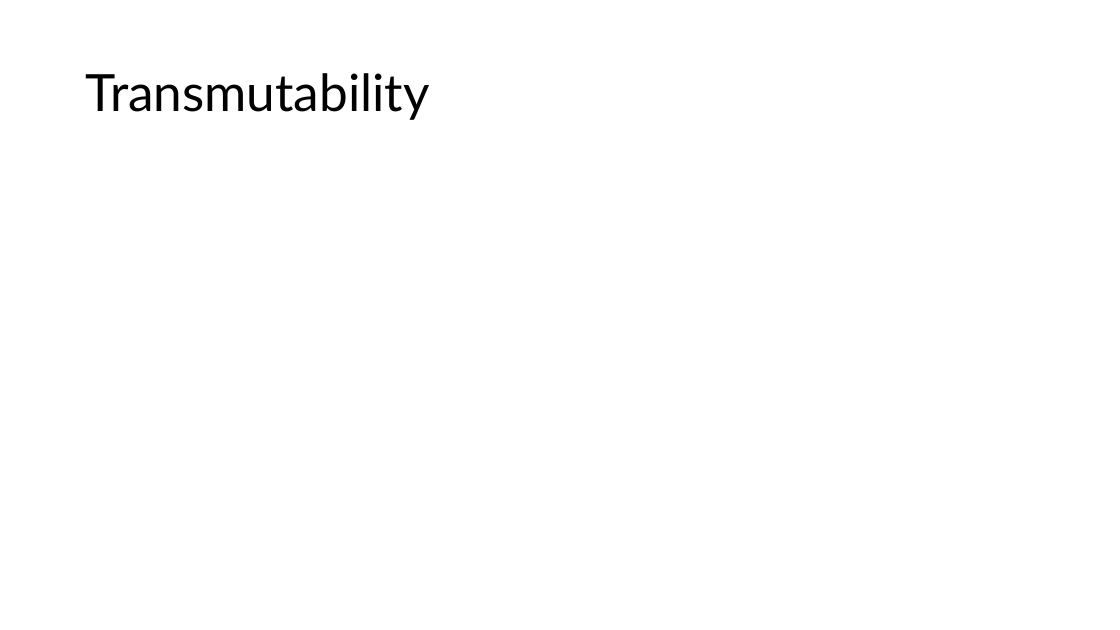
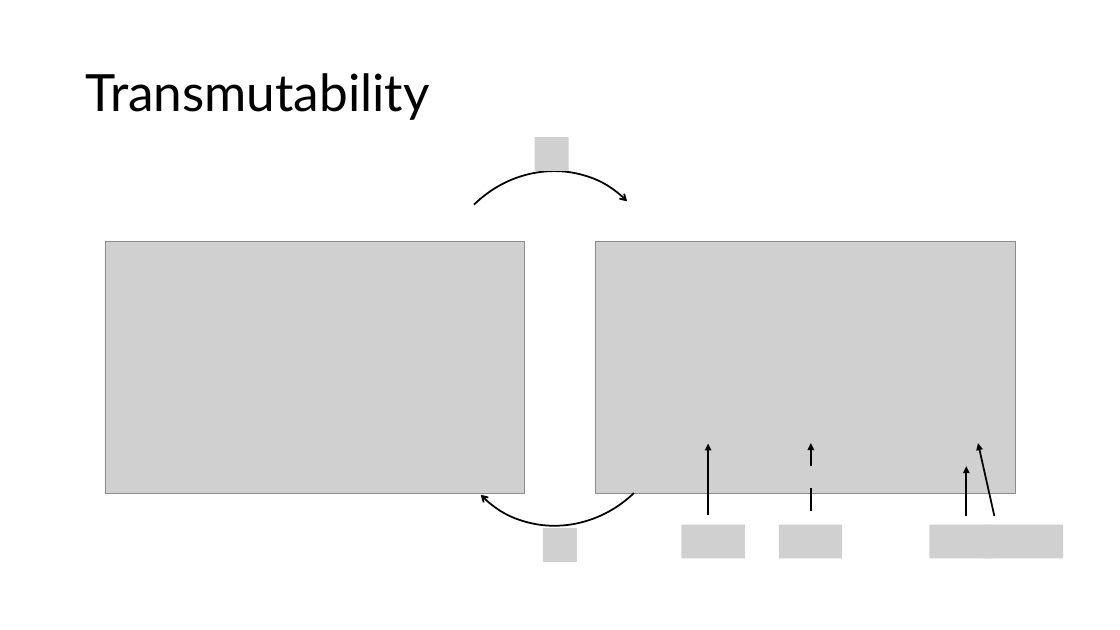
Before and after one commit to ttrikalin/des-R-course, a slide deck: slide 4 of materials/03_Sampling.pptx (slide 5 before the commit). Drawn at 1120x630 pixels with LibreOffice and Linux fonts; fonts in the diff are those of the drawing; grey boxes stand for pictures. Boxes give left, top, right and bottom in pixels: in the first picture for what was removed or moved away, otherwise in the second. Text is boxed around its words. In the diff, an @@ line names an element or a change of style, - is before the commit and + after.

```diff
--- a/materials/03_Sampling.pptx
+++ b/materials/03_Sampling.pptx
@@ arc (boxed as its full ellipse) added at (395, 127, 700, 432), outline #000000 1.5 pt @@
@@ picture added at (534, 137, 568, 171) @@
@@ picture added at (105, 242, 525, 494) @@
@@ arc (boxed as its full ellipse) added at (409, 265, 714, 571), outline #000000 1.5 pt @@
@@ picture added at (595, 242, 1015, 494) @@
@@ group added at (681, 444, 1064, 558): 4 pictures, 4 arrows, 1 line @@
@@ picture added at (543, 528, 576, 562) @@
```
Also in this commit, not shown: 3 other slides changed, 10 slides added, 1 slide removed, 20 other files.
